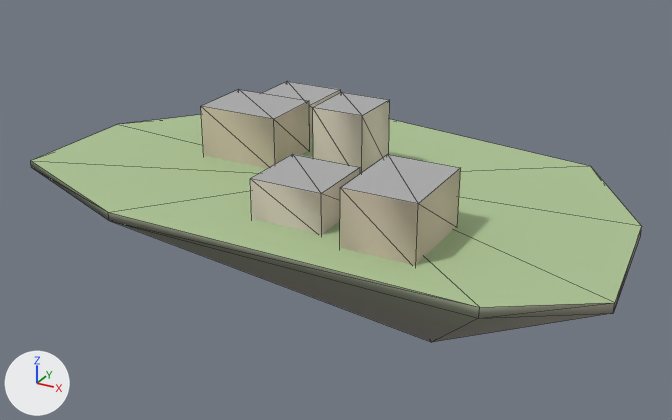
The glTF model godot_project/remake/sky/islands/SKY-092.lod2.glb: old version first, new version second.
One viewpoint serves both versions: a 50 mm lens placed at (83.8, -152.6, 69.1), pointed at (-0.7, 1.0, -7.7). The lights are fixed; the arrows at lower left show +X, +Y and +Z. The picture after the commit comes second. Mesh edges are drawn as thin lines. Vertices at exactly the same position are counted once.

Objects in the first picture: 'buildings', 'deck', 'rock'.
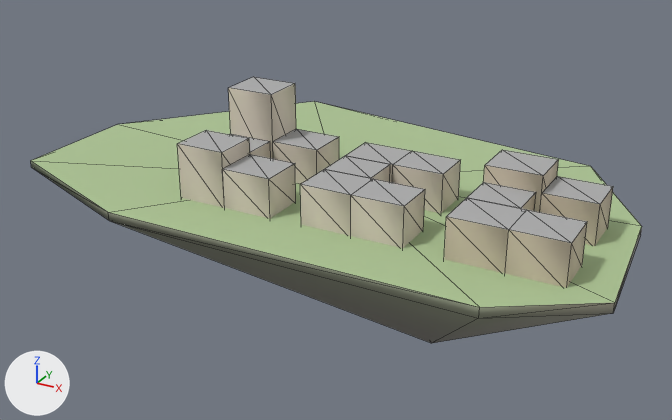
Location of each change, [x1, y1, x2, y2] in pixels of the pictures (672 x 420 px; the box of a moved part takes in the faces that stretch with it):
'buildings', reshaped (67% wider, 14% taller): before [201, 81, 461, 266]; after [177, 77, 613, 288]
part 1 of me_buildings, moved or reshaped: before [201, 90, 310, 168]; after [228, 77, 296, 159]
part 2 of me_buildings, moved or reshaped: before [313, 92, 390, 174]; after [273, 129, 339, 184]
part 3 of me_buildings, moved or reshaped: before [250, 154, 360, 235]; after [230, 134, 271, 158]
part 4 of me_buildings, moved or reshaped: before [340, 155, 461, 266]; after [177, 130, 250, 208]
part 5 of me_buildings, moved or reshaped: before [263, 81, 341, 138]; after [223, 154, 296, 218]
part 6 of me_buildings, added: after [484, 150, 559, 212]
part 7 of me_buildings, added: after [540, 176, 613, 246]
part 8 of me_buildings, added: after [467, 182, 536, 211]
part 9 of me_buildings, added: after [444, 198, 527, 273]
part 10 of me_buildings, added: after [505, 210, 587, 288]
part 11 of me_buildings, added: after [345, 143, 411, 183]
part 12 of me_buildings, added: after [392, 151, 461, 213]
part 13 of me_buildings, added: after [325, 156, 390, 182]
part 14 of me_buildings, added: after [300, 169, 372, 236]
part 15 of me_buildings, added: after [351, 179, 425, 248]

The change, as a list of edits to the scene's bpy script:
```text
Change me_buildings:
    remove me_buildings.from_pydata(...)  # 40 vertices, 50 faces; spans x -31.0..29.9, y -27.8..31.9, z -0.5..14.1
    add me_buildings.from_pydata(...)  # 120 vertices, 150 faces; spans x -20.8..53.6, y -23.5..2.5, z -0.5..17.3
    me_buildings part 1: the loose piece of 8 vertices spanning x -31.0..-13.0, y -2.4..11.6, z -0.5..10.9 is scaled about its middle by (0.556, 0.643, 1.56), then moved by (6.1, -6.6, 3.2)
    me_buildings part 2: the loose piece of 8 vertices spanning x -4.9..6.1, y -0.9..11.1, z -0.5..14.1 is scaled about its middle by (0.909, 0.75, 0.562), then moved by (-6.5, -7.1, -3.2)
    me_buildings part 3: the loose piece of 8 vertices spanning x -3.8..10.7, y -25.0..-10.5, z -0.5..7.7 is scaled about its middle by (0.655, 0.552, 1), then moved by (-19.6, 7.2, 0.0)
    me_buildings part 4: the loose piece of 8 vertices spanning x 15.9..29.9, y -27.8..-9.8, z -0.5..10.9 is scaled about its middle by (0.714, 0.5, 1), then moved by (-38.7, -0.2, 0.0)
    me_buildings part 5: the loose piece of 8 vertices spanning x -31.0..-16.5, y 17.4..31.9, z -0.5..7.7 is scaled about its middle by (0.69, 0.621, 1), then moved by (17.9, -43.6, 0.0)
    me_buildings part 6: the loose piece of 8 vertices spanning x 15.9..29.9, y -27.8..-9.8, z -0.5..10.9 is copied, and the copy is scaled about its middle by (0.75, 0.5, 1), then moved by (15.4, 16.8, 0.0); it spans x 33.1..43.6, y -6.5..2.5, z -0.5..10.9
    me_buildings part 7: the loose piece of 8 vertices spanning x 15.9..29.9, y -27.8..-9.8, z -0.5..10.9 is copied, and the copy is scaled about its middle by (0.714, 0.5, 0.719), then moved by (25.6, 16.8, -1.6); it spans x 43.6..53.6, y -6.5..2.5, z -0.5..7.7
    me_buildings part 8: the loose piece of 8 vertices spanning x 15.9..29.9, y -27.8..-9.8, z -0.5..10.9 is copied, and the copy is scaled about its middle by (0.679, 0.444, 0.719), then moved by (14.9, 8.3, -1.6); it spans x 33.1..42.6, y -14.5..-6.5, z -0.5..7.7
    me_buildings part 9: the loose piece of 8 vertices spanning x 15.9..29.9, y -27.8..-9.8, z -0.5..10.9 is copied, and the copy is scaled about its middle by (0.75, 0.5, 0.719), then moved by (15.4, -0.2, -1.6); it spans x 33.1..43.6, y -23.5..-14.5, z -0.5..7.7
    me_buildings part 10: the loose piece of 8 vertices spanning x 15.9..29.9, y -27.8..-9.8, z -0.5..10.9 is copied, and the copy is scaled about its middle by (0.714, 0.5, 0.719), then moved by (25.7, -0.2, -1.6); it spans x 43.6..53.6, y -23.5..-14.5, z -0.5..7.7
    me_buildings part 11: the loose piece of 8 vertices spanning x -4.9..6.1, y -0.9..11.1, z -0.5..14.1 is copied, and the copy is scaled about its middle by (0.909, 0.708, 0.562), then moved by (9.7, -7.3, -3.2); it spans x 5.4..15.4, y -6.5..2.0, z -0.5..7.7
    me_buildings part 12: the loose piece of 8 vertices spanning x 15.9..29.9, y -27.8..-9.8, z -0.5..10.9 is copied, and the copy is scaled about its middle by (0.714, 0.472, 0.719), then moved by (-2.6, 16.6, -1.6); it spans x 15.4..25.4, y -6.5..2.0, z -0.5..7.7
    me_buildings part 13: the loose piece of 8 vertices spanning x -3.8..10.7, y -25.0..-10.5, z -0.5..7.7 is copied, and the copy is scaled about its middle by (0.655, 0.552, 1), then moved by (6.6, 7.2, 0.0); it spans x 5.4..14.9, y -14.5..-6.5, z -0.5..7.7
    me_buildings part 14: the loose piece of 8 vertices spanning x -3.8..10.7, y -25.0..-10.5, z -0.5..7.7 is copied, and the copy is scaled about its middle by (0.69, 0.586, 1), then moved by (6.9, -1.0, 0.0); it spans x 5.4..15.4, y -23.0..-14.5, z -0.5..7.7
    me_buildings part 15: the loose piece of 8 vertices spanning x 15.9..29.9, y -27.8..-9.8, z -0.5..10.9 is copied, and the copy is scaled about its middle by (0.714, 0.472, 0.719), then moved by (-2.5, 0.1, -1.6); it spans x 15.4..25.4, y -23.0..-14.5, z -0.5..7.7
```
